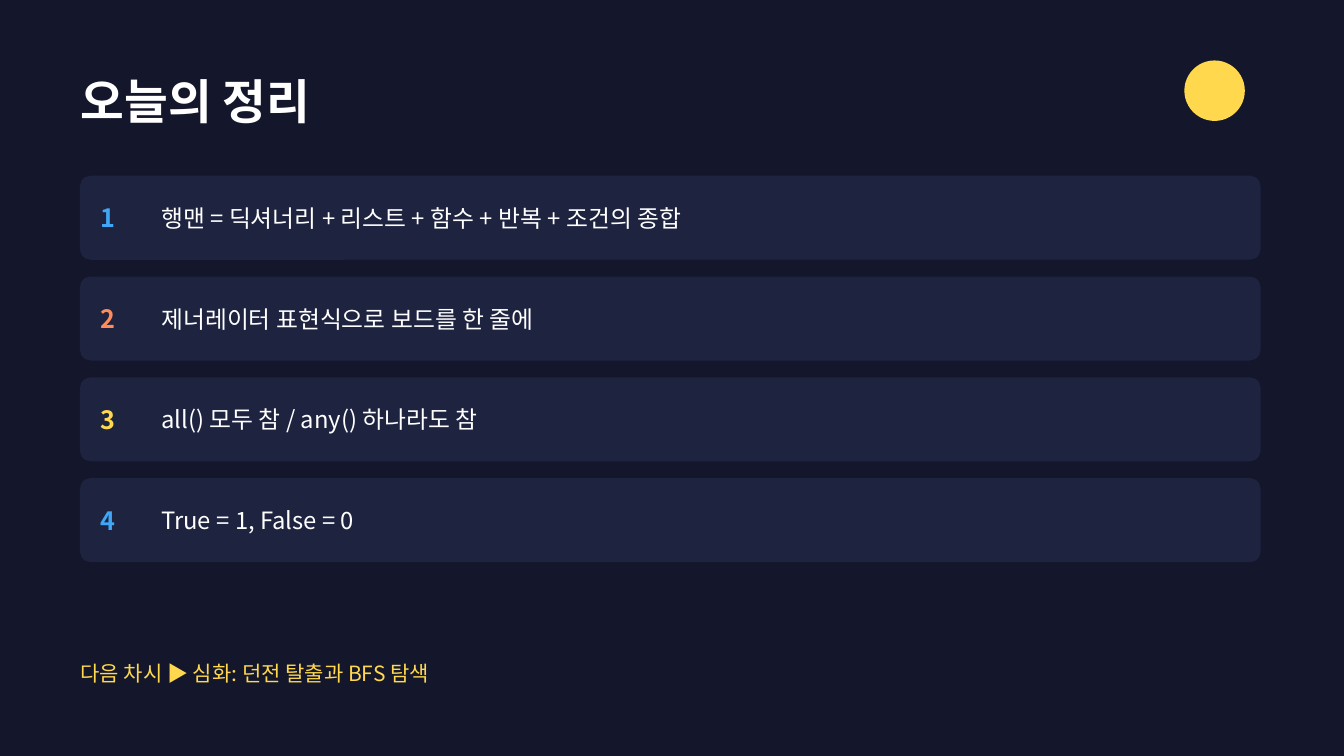
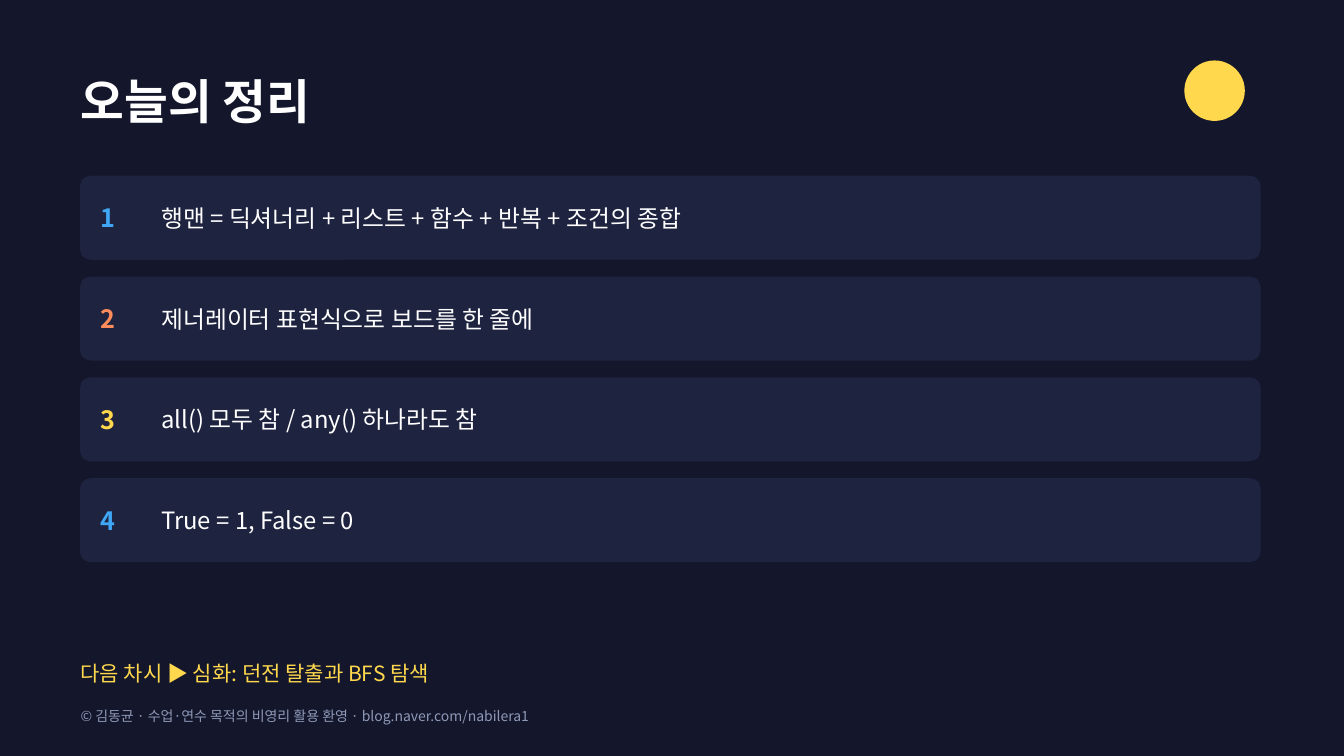
Before and after one commit to nabilera1/python_lecture_game_pingpong, a slide deck: slide 12 of slides/11-hangman.pptx (slide 9 before the commit). Drawn at 1344x756 pixels with LibreOffice and Linux fonts; fonts in the diff are those of the drawing. Boxes give left, top, right and bottom in pixels: in the first picture for what was removed or moved away, otherwise in the second. Text is boxed around its words. In the diff, an @@ line names an element or a change of style, - is before the commit and + after.

```diff
--- a/slides/11-hangman.pptx
+++ b/slides/11-hangman.pptx
@@ text added at (95,709,529,725), 10 pt, text #8E99B8 @@
+© 김동균 · 수업·연수 목적의 비영리 활용 환영 · blog.naver.com/nabilera1
```
Also in this commit, not shown: 8 other slides changed, 3 slides added, 54 other files.
